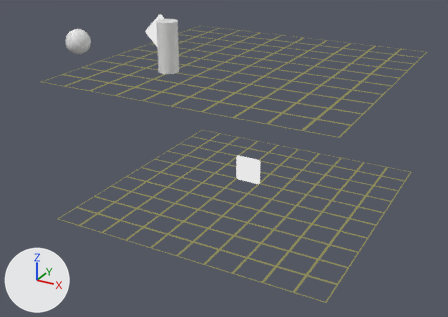
Two versions of the Blender file examples/playground/hubs_components_audio_007.blend, one commit apart.
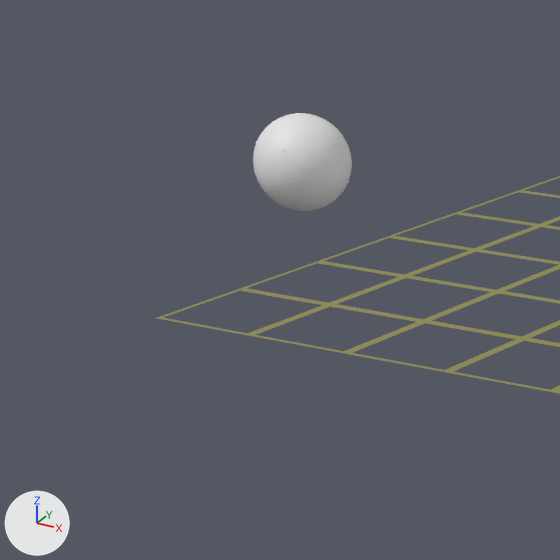
Each version appears first whole from a camera (50 mm lens) standing at (9.42, -19.01, 5.75) and looking at (-1.0, -0.07, -3.72), and next in a close-up on the part from 0% to 32% of the width and 0% to 46% of the height. The lights are fixed; the arrows at lower left show +X, +Y and +Z.

The older version as bpy lines, for what is in view:
```python
me_grid = bpy.data.meshes.new('grid')
me_grid.from_pydata(...)  # 601 vertices, 480 faces; spans x -1.0..1.0, y -1.0..1.0, z 0.0
me_grid.materials.append(mat_grid)
me_icosphere = bpy.data.meshes.new('Icosphere')
me_icosphere.from_pydata(...)  # 84 vertices, 120 faces; spans x -0.456..0.456, y -0.434..0.434, z -0.51..0.51
me_sphere = bpy.data.meshes.new('Sphere')
me_sphere.from_pydata(...)  # 2112 vertices, 2048 faces; spans x -0.5..0.5, y -0.5..0.5, z -0.5..0.5
me_sphere.materials.append(mat_loudspeaker)  # its picture is missing
ob_grid = bpy.data.objects.new('grid', me_grid)
ob_grid.location = (0.0, 0.0, 0.0)
ob_grid.scale = (5.0, 5.0, 5.0)
ob_icosphere = bpy.data.objects.new('Icosphere', me_icosphere)
ob_icosphere.parent = ob_rotationcenter
ob_icosphere.location = (-7.699, 0.121, 0.0)
ob_icosphere.rotation_euler = (0.0, 0.0, -0.0157)  # degrees (0, 0, -0.9)
ob_loudspeaker = bpy.data.objects.new('Loudspeaker', me_sphere)
ob_loudspeaker.parent = ob_rotationcenter
ob_loudspeaker.location = (-7.699, 0.121, 0.0)
ob_loudspeaker.rotation_euler = (0.0, 0.0, -0.0157)  # degrees (0, 0, -0.9)
```
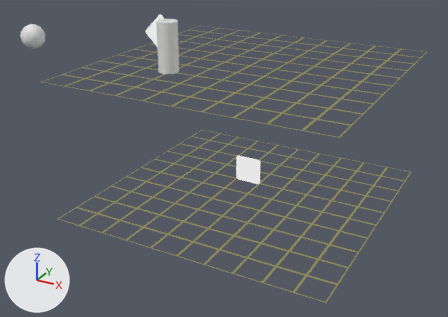
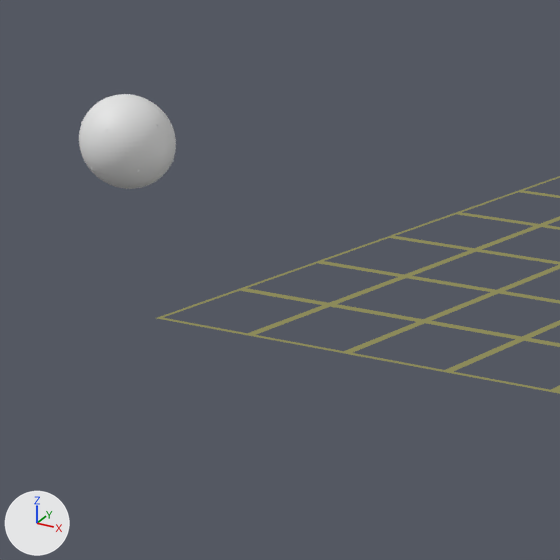
What changed in the scene script:
```text
Change ob_loudspeaker:
    ob_loudspeaker.location: (-7.699, 0.121, 0.0) -> (-10.0, 0.0175, 0.0)
Change ob_icosphere:
    ob_icosphere.location: (-7.699, 0.121, 0.0) -> (-10.0, 0.0175, 0.0)
```

Boxes (x1, y1, x2, y2) around the edits, measured in the close-ups (560 x 560 px):
'Loudspeaker', moved
    before: (253, 113, 352, 211)
    after: (79, 94, 176, 189)
'Icosphere', moved
    before: (256, 113, 349, 193)
    after: (81, 94, 174, 172)
